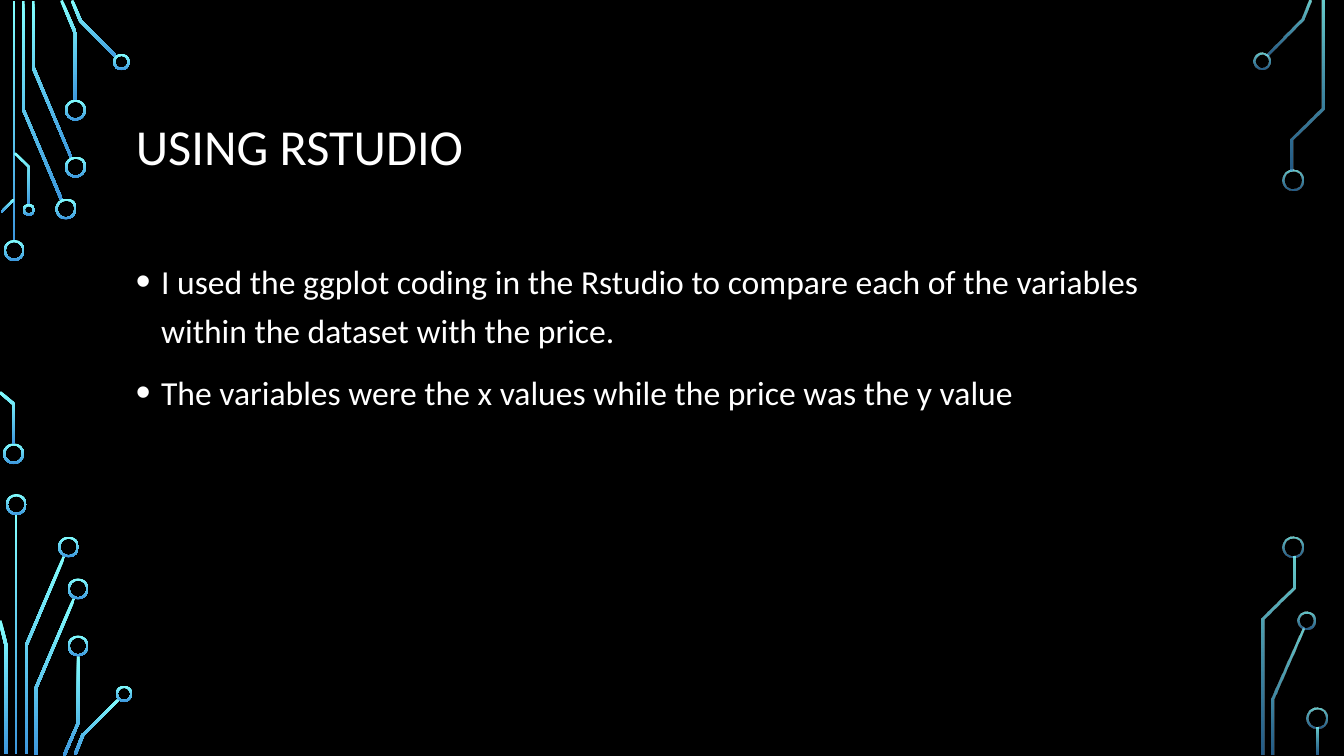
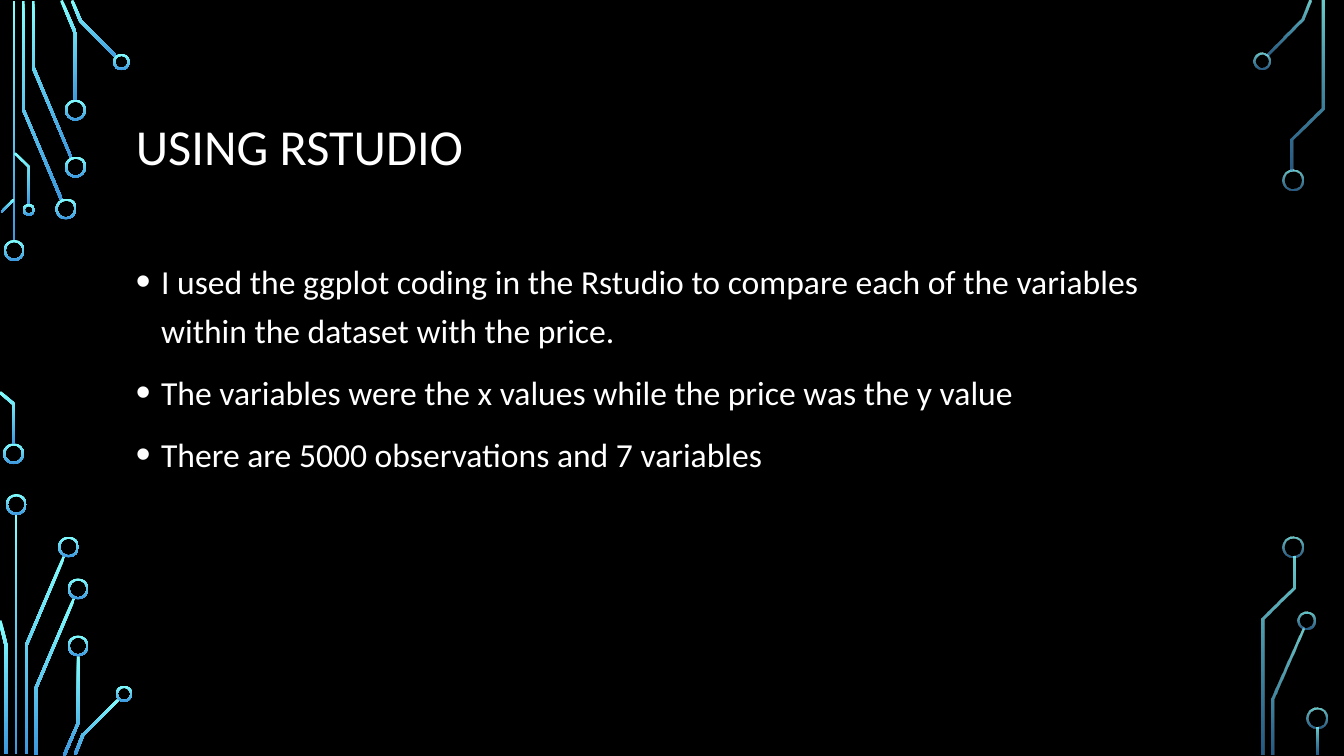
Before and after one commit to mgamerberg/Linear-Regression-USA-Housing-Price-Prediction, a slide deck: slide 6 of USA Housing Price Prediction.pptx. Drawn at 1344x756 pixels with LibreOffice and Linux fonts; fonts in the diff are those of the drawing; background and template pictures are left out. Boxes give left, top, right and bottom in pixels: in the first picture for what was removed or moved away, otherwise in the second. Text is boxed around its words. In the diff, an @@ line names an element or a change of style, - is before the commit and + after.

```diff
--- a/USA Housing Price Prediction.pptx
+++ b/USA Housing Price Prediction.pptx
@@ text at (161, 443, 762, 468): paragraph added @@
+• There are 5000 observations and 7 variables
```
